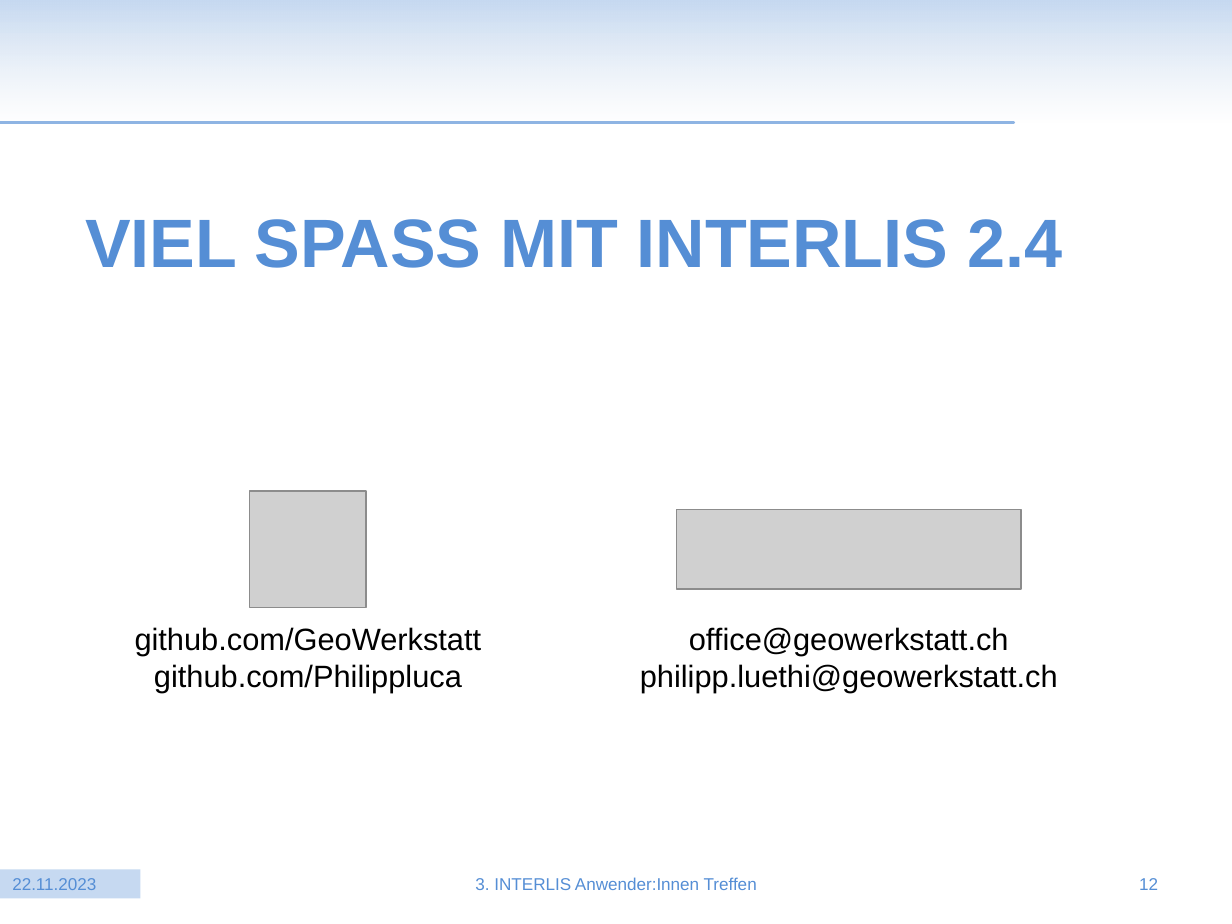
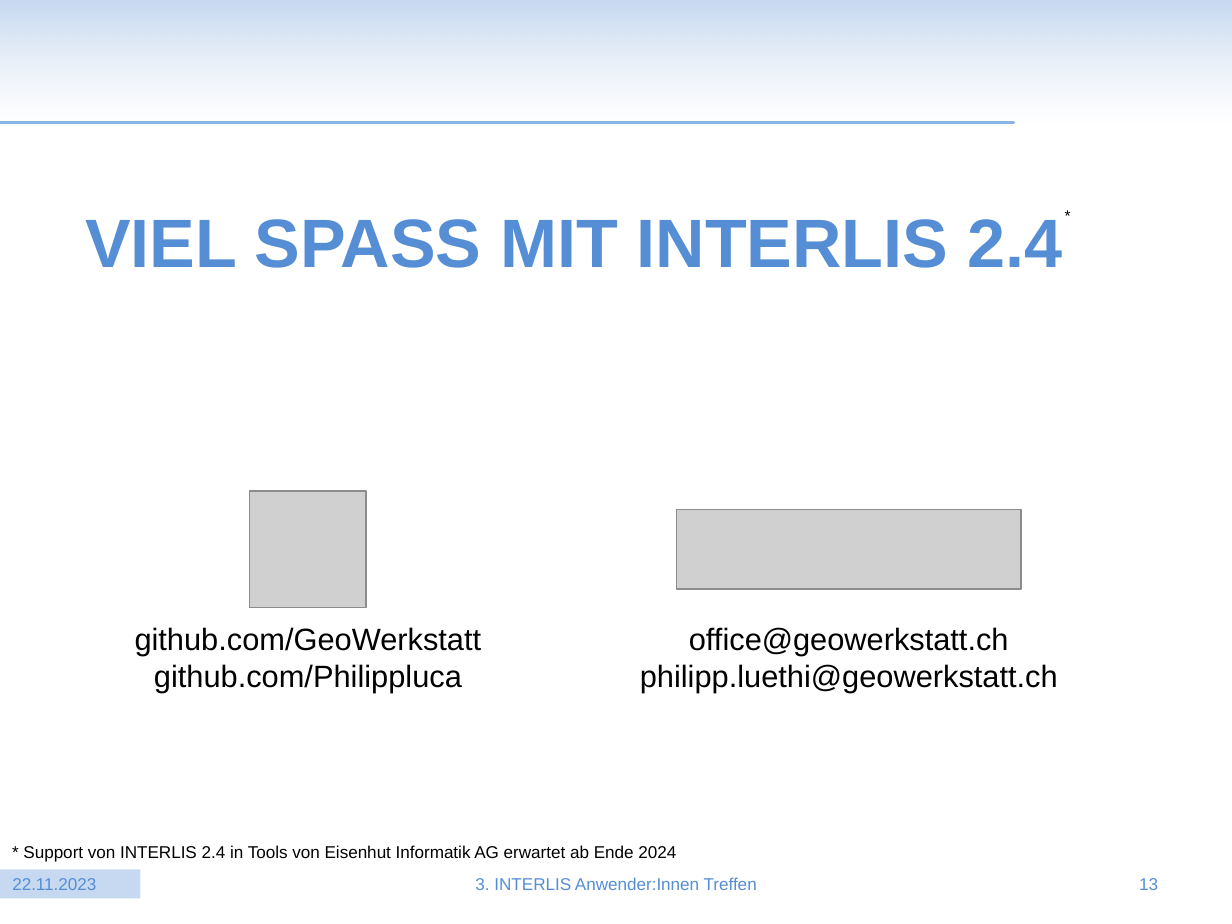
Before and after one commit to moflexch/awt3_validierung, a slide deck: slide 13 of vortrag/20231122_LuethiPhilipp_Neuerungen INTERLIS 2.4.pptx (slide 12 before the commit). Drawn at 1232x924 pixels with LibreOffice and Linux fonts; fonts in the diff are those of the drawing; grey boxes stand for pictures; background and template pictures are left out. Boxes give left, top, right and bottom in pixels: in the first picture for what was removed or moved away, otherwise in the second. Text is boxed around its words. In the diff, an @@ line names an element or a change of style, - is before the commit and + after.

```diff
--- a/vortrag/20231122_LuethiPhilipp_Neuerungen INTERLIS 2.4.pptx
+++ b/vortrag/20231122_LuethiPhilipp_Neuerungen INTERLIS 2.4.pptx
@@ text added at bbox=[1052, 200, 1082, 230], 9 pt, text #000000 @@
+*
@@ text added at bbox=[23, 845, 676, 862], 10 pt, text #000000 @@
+* Support von INTERLIS 2.4 in Tools von Eisenhut Informatik AG erwartet ab Ende 2024
@@ page number at bbox=[1139, 878, 1158, 890]: text changed @@
-12
+13
```
Also in this commit, not shown: 1 other slide changed, 1 slide added.
